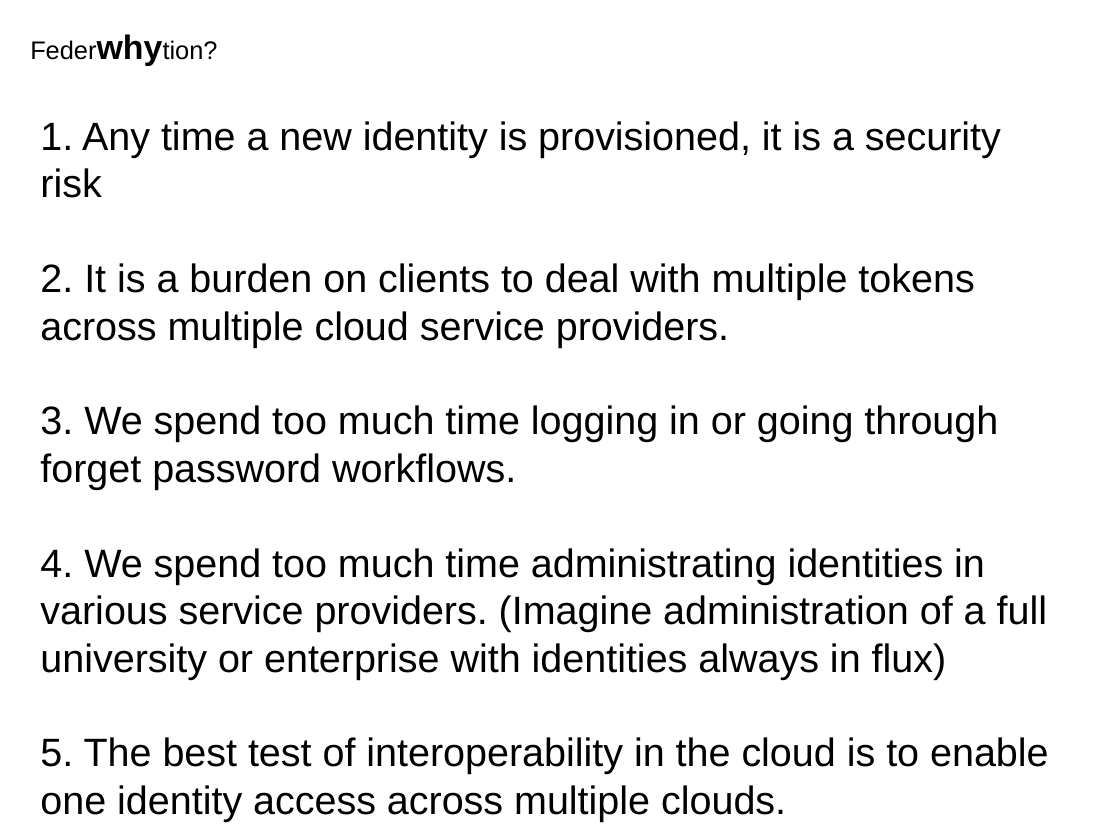
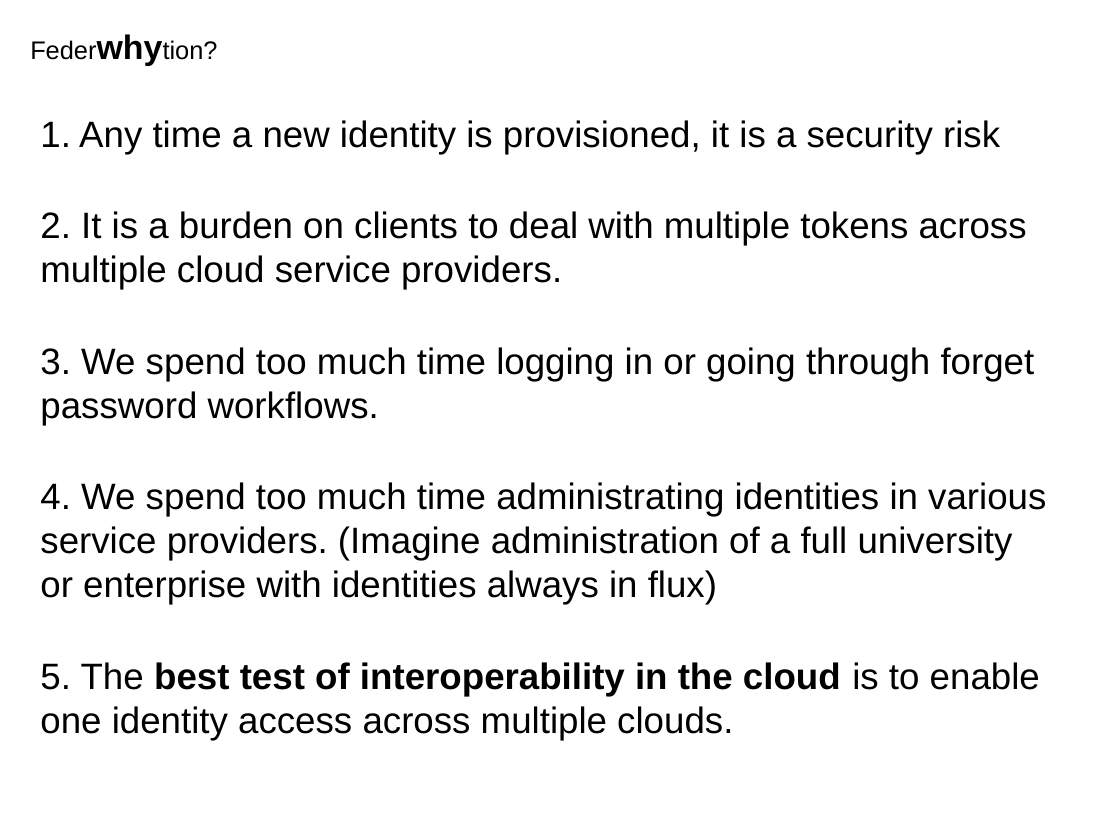
Before and after one commit to joesavak/OpenStackFederation, a slide deck: slide 5 of os-federation.odp (slide 4 before the commit). Drawn at 1120x840 pixels with LibreOffice and Linux fonts; fonts in the diff are those of the drawing. Boxes give left, top, right and bottom in pixels: in the first picture for what was removed or moved away, otherwise in the second. Text is boxed around its words. In the diff, an @@ line names an element or a change of style, - is before the commit and + after.

Commit message:
ever notice that commit messages get smaller and smaller over time?

```diff
--- a/os-federation.odp
+++ b/os-federation.odp
@@ text "1. Any time a new ..." at (40,120,1046,740): size 28 to 26 pt; bold on in "best test of interoperability in the cloud" @@
```
Also in this commit, not shown: 5 other slides changed, 1 slide added.
